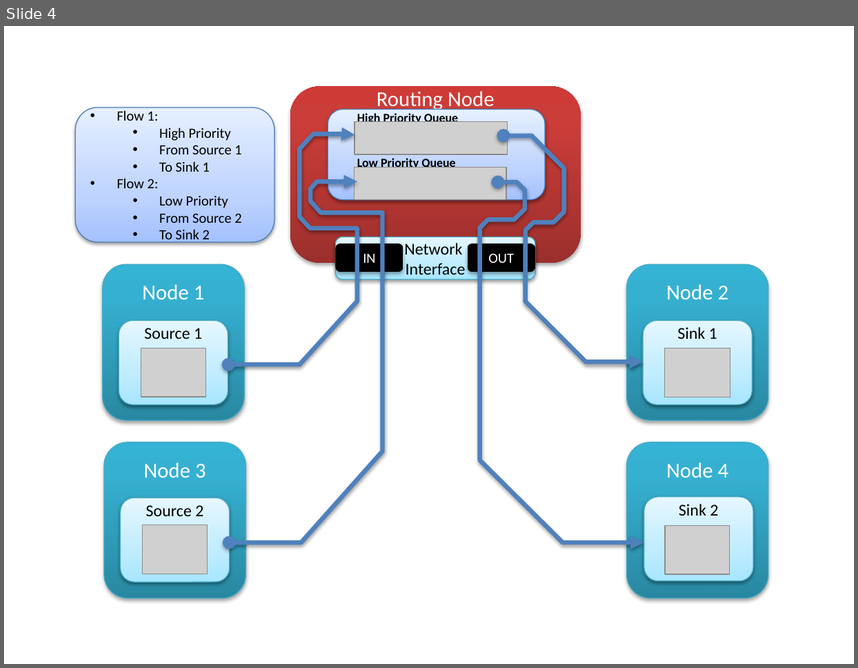
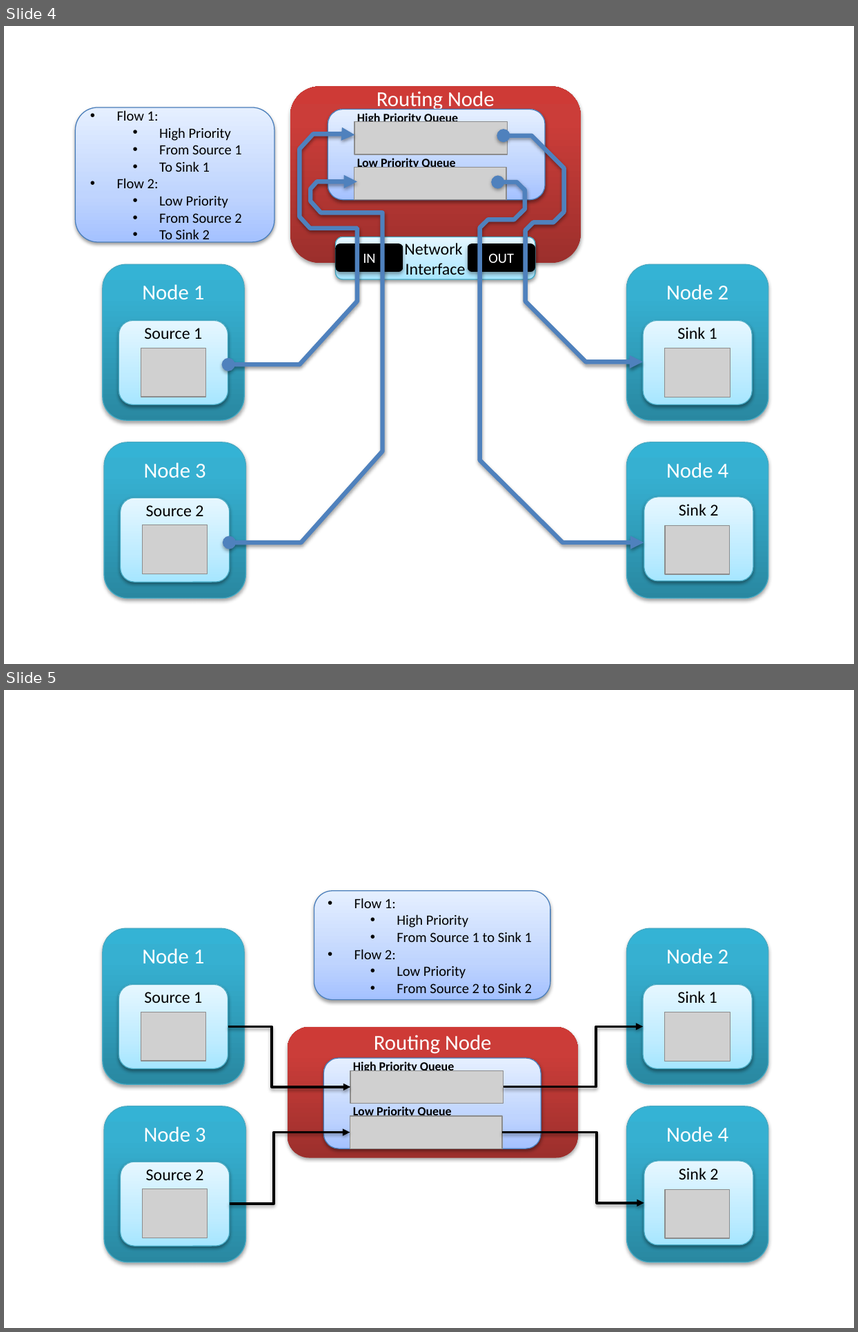
Before and after one commit to finger563/cbsat, a slide deck: thesis/figs/ros_component.pptx. Shown one above the other, each under a label of ours: slide 4 before the commit, slides 4 and 5 after it. The pictures are 858x668 and 858x1332 pixels, drawn with LibreOffice and Linux fonts; fonts in the diff are those of the drawing; grey boxes stand for pictures. Boxes give left, top, right and bottom in pixels: in the first picture for what was removed or moved away, otherwise in the second. Text is boxed around its words. In the diff, an @@ line names an element or a change of style, - is before the commit and + after.

```diff
--- a/thesis/figs/ros_component.pptx
+++ b/thesis/figs/ros_component.pptx
@@ slide 5 added at [4, 690, 854, 1328], background #FFFFFF @@
@@ rounded rectangle added at [314, 891, 550, 999], fill gradient #A4C4FF to #BFD4FF to #E6EEFF, outline #4B7EBC 0.75 pt, 12 pt, text #000000 @@
+• Flow 1:
+  • High Priority
+  • From Source 1 to Sink 1
+• Flow 2:
+  • Low Priority
+  • From Source 2 to Sink 2
@@ rounded rectangle added at [103, 928, 245, 1083], fill gradient #2A88A2 to #37B1D2 to #34B4D6, outline #46AAC5 0.75 pt, 18 pt, text #FFFFFF @@
+Node 1
@@ rounded rectangle added at [627, 928, 769, 1083], fill gradient #2A88A2 to #37B1D2 to #34B4D6, outline #46AAC5 0.75 pt, 18 pt, text #FFFFFF @@
+Node 2
+`
@@ rounded rectangle added at [119, 984, 228, 1068], fill gradient #A7E6FF to #C1EDFF to #E7F8FF, outline #46AAC5 0.75 pt, 14 pt, text #000000 @@
+Source 1
@@ rounded rectangle added at [643, 984, 752, 1068], fill gradient #A7E6FF to #C1EDFF to #E7F8FF, outline #46AAC5 0.75 pt, 14 pt, text #000000 @@
+Sink 1
@@ picture added at [141, 1012, 205, 1061] @@
@@ picture added at [664, 1012, 730, 1061] @@
@@ elbow arrow added from (228, 1027) to (351, 1087), #000000 2 pt @@
@@ rounded rectangle added at [288, 1027, 579, 1158], fill gradient #9C2F2D to #CB3E3A to #CE3B37, 18 pt, text #FFFFFF @@
+Routing Node
@@ elbow arrow added from (504, 1087) to (643, 1027), #000000 2 pt @@
@@ rounded rectangle added at [323, 1058, 542, 1148], fill gradient #A4C4FF to #BFD4FF to #E6EEFF, outline #4B7EBC 0.75 pt, 10.5 pt, text #000000, bold @@
+High Priority Queue
+Low Priority Queue
@@ picture added at [351, 1070, 504, 1103] @@
@@ rounded rectangle added at [104, 1105, 246, 1261], fill gradient #2A88A2 to #37B1D2 to #34B4D6, outline #46AAC5 0.75 pt, 18 pt, text #FFFFFF @@
+Node 3
@@ picture added at [350, 1116, 502, 1148] @@
@@ rounded rectangle added at [627, 1105, 769, 1261], fill gradient #2A88A2 to #37B1D2 to #34B4D6, outline #46AAC5 0.75 pt, 18 pt, text #FFFFFF @@
+Node 4
@@ elbow arrow added from (229, 1203) to (350, 1132), #000000 2 pt @@
@@ elbow arrow added from (502, 1132) to (644, 1203), #000000 2 pt @@
@@ rounded rectangle added at [121, 1162, 229, 1246], fill gradient #A7E6FF to #C1EDFF to #E7F8FF, outline #46AAC5 0.75 pt, 14 pt, text #000000 @@
+Source 2
@@ rounded rectangle added at [644, 1160, 753, 1244], fill gradient #A7E6FF to #C1EDFF to #E7F8FF, outline #46AAC5 0.75 pt, 14 pt, text #000000 @@
+Sink 2
@@ picture added at [143, 1188, 207, 1237] @@
@@ picture added at [665, 1189, 730, 1237] @@
```
Also in this commit, not shown: 3 other files.
